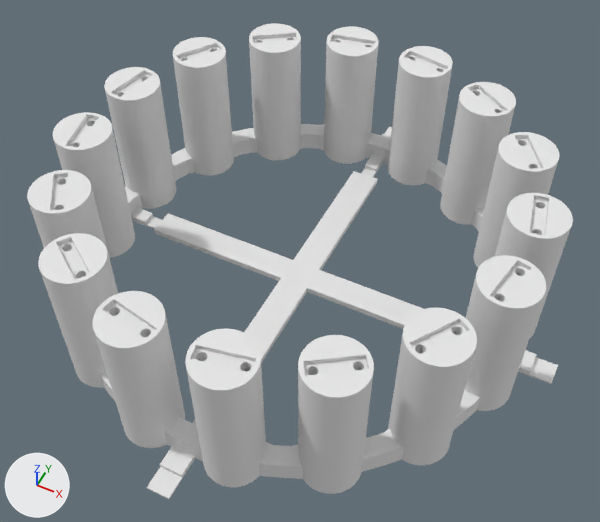
Renders of the Blender file winddirection.blend from each side of a commit.
Rendered twice from a 50 mm lens placed at (118.0, -236.0, 307.0), pointed at (5.0, -10.0, 26.0). Arrows for +X, +Y and +Z are at lower left; the lights stay in place.

Objects in the first picture: 'Plane', 'Ring fragment', 'Ring fragment.001', 'Ring fragment.002', 'Ring fragment.003'.
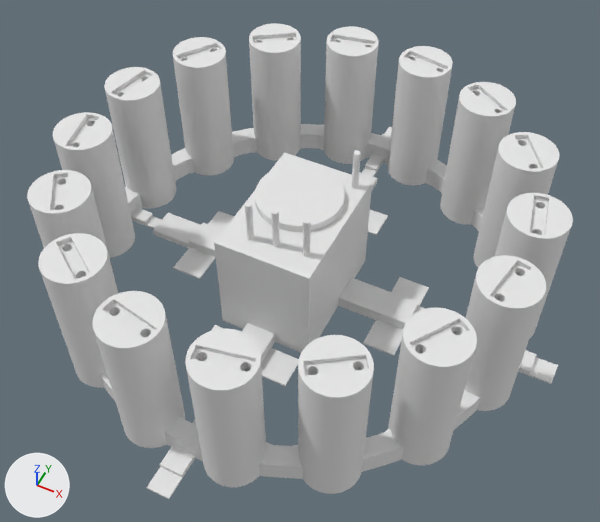
Changed parts and their boxes [x1, y1, x2, y2] in the pictures (600 x 522 px):
'Plane', reshaped: before [154, 171, 423, 363]; after [153, 150, 429, 386]

What changed in the scene script:
```text
Change me_plane:
    used by ob_plane; location = (0.0, 0.0, 0.0)
    remove me_plane.from_pydata(...)  # 56 vertices, 30 faces; spans x -80.0..80.0, y -79.0..80.0, z 0.0..3.0
    add me_plane.from_pydata(...)  # 410 vertices, 212 faces; spans x -80.0..80.0, y -79.0..80.0, z 0.0..72.0
    me_plane part 1: 2 vertices moved from x -80.0..80.0, y -6.0, z 0.0 to x -80.0..80.0, y -7.0, z 0.0; 16 vertices removed from x -80.0..80.0, y -79.0..80.0, z 0.0..3.0; 370 vertices added at x -80.0..80.0, y -79.0..80.0, z 0.0..72.0
```
